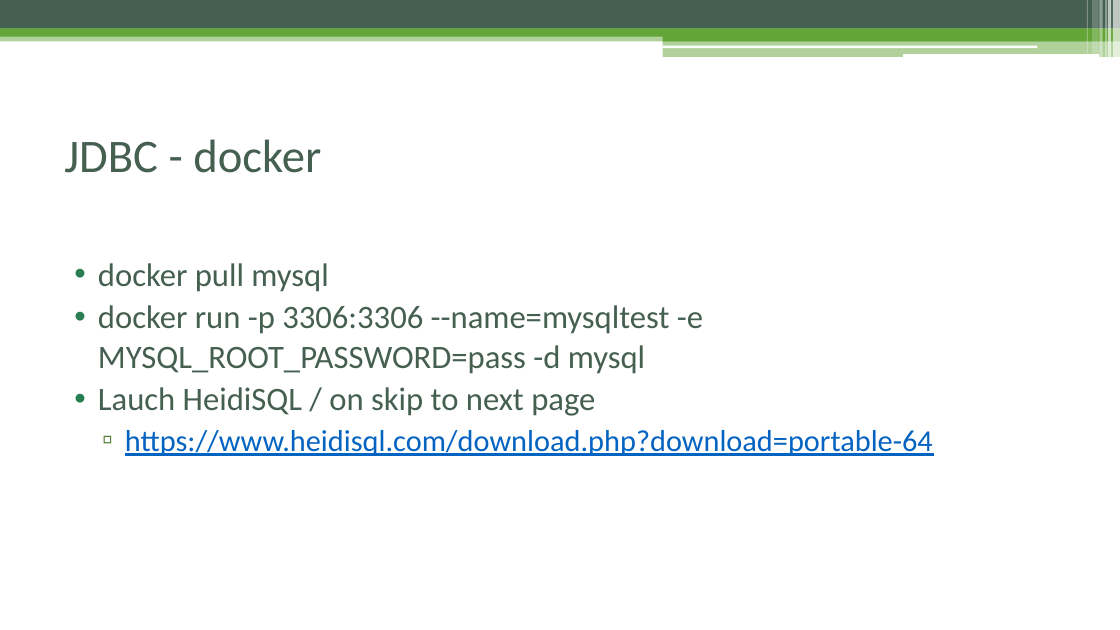
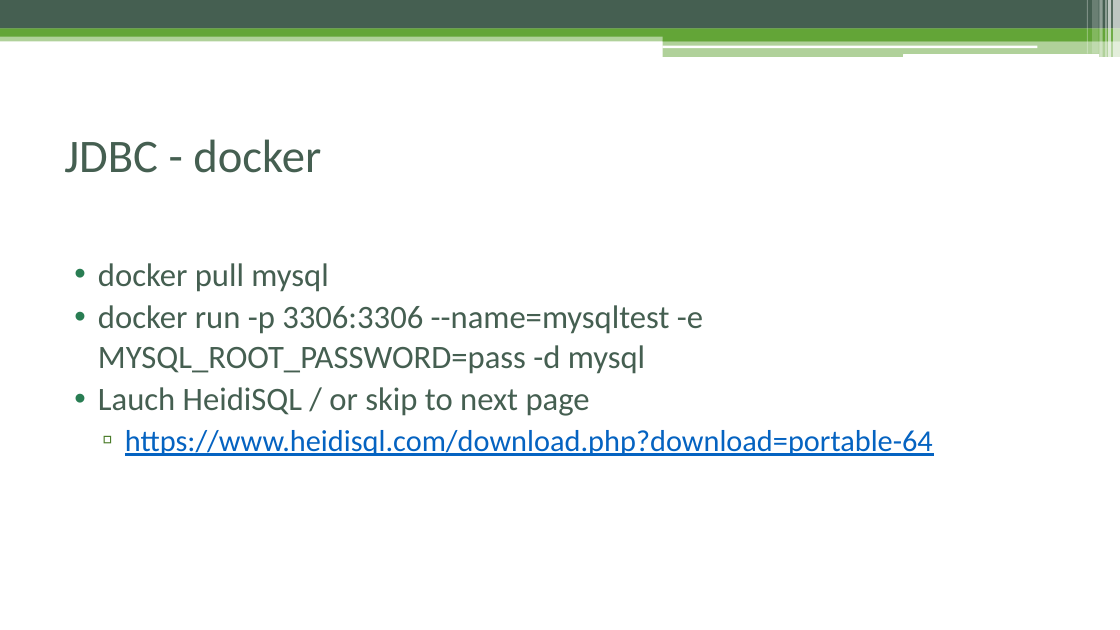
Before and after one commit to czyzyk29/SoapUI_Workshop, a slide deck: slide 39 of Warsztat_soapUI.pptx (slide 40 before the commit). Drawn at 1120x630 pixels with LibreOffice and Linux fonts; fonts in the diff are those of the drawing. Boxes give left, top, right and bottom in pixels: in the first picture for what was removed or moved away, otherwise in the second. Text is boxed around its words. In the diff, an @@ line names an element or a change of style, - is before the commit and + after.

```diff
--- a/Warsztat_soapUI.pptx
+++ b/Warsztat_soapUI.pptx
@@ text at (98, 387, 590, 416): text changed @@
-• Lauch HeidiSQL / on skip to next page
+• Lauch HeidiSQL / or skip to next page
```
Also in this commit, not shown: 13 other slides changed, 1 slide removed, 3 other files.
